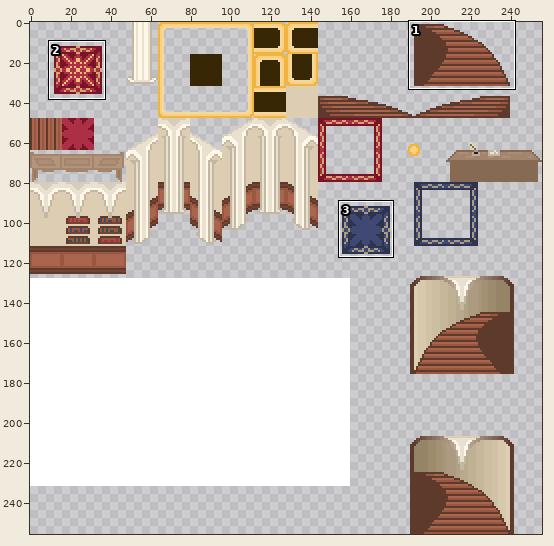
Two states of a sprite sheet, Assets/Graphics/Tilesets/town_UPDATEDCHURCH.png. Above: a wide view before the commit, with the close-up outlined.
Close-up. Earlier state:
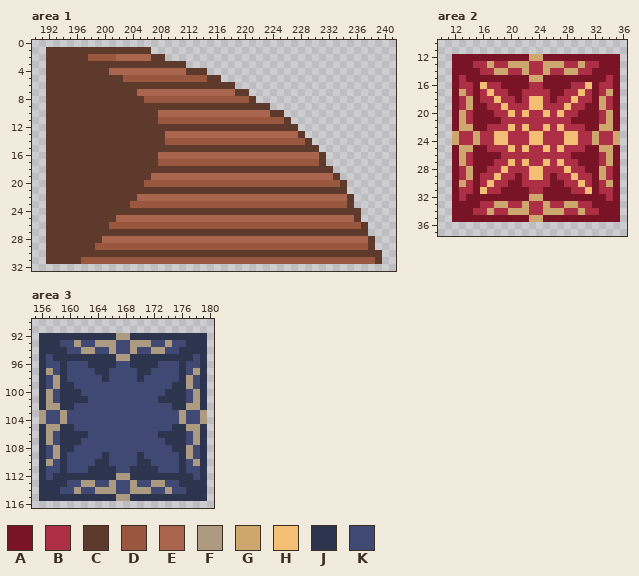
The file is 256x256 pixels. Colours within 5 levels of each other are drawn and written as one. Shown: area 1: x 190..241, y 0..32; area 2: x 10..36, y 10..37; area 3: x 155..180, y 90..116. The commit also changed other parts of the picture, which this record leaves out.
Palette (. is transparent): A #781426  B #ad2f45  C #5e3a2d  D #9a5740  E #a9654e  F #ad9b81  G #cea76f  H #f4bf74  J #2c354d  K #404973
After the commit:
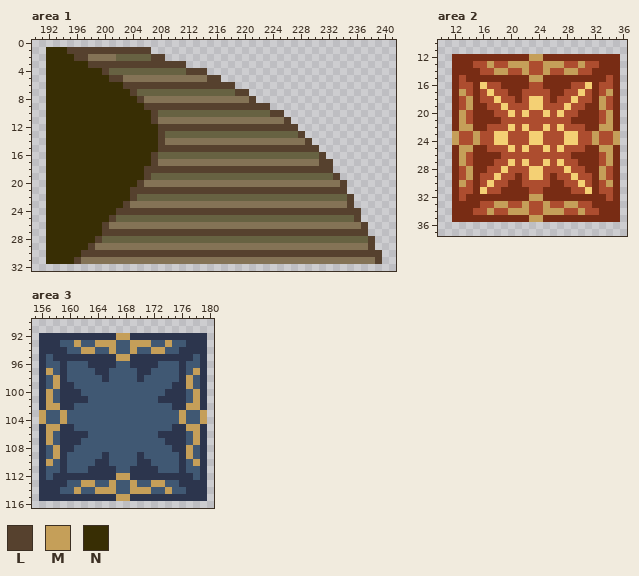
Colours new in this view: L #56412e  M #c59f59  N #382e04
What changed:
colour A: #781426 -> #782c14
colour B: #ad2f45 -> #ad4d2f
colour D: #9a5740 -> #847356
colour E: #a9654e -> #676242
colour H: #f4bf74 -> #f4d074
colour K: #404973 -> #405873
Changed rows in their new state; - is a pixel that keeps its letter.
Area 1:
first column x 192:
 1 NNNLLLLLLLLLLLL---------------------------------
 2 NNNNLL---------LL-------------------------------
 3 NNNNNNLLLLLLLLLLLLLL----------------------------
 4 NNNNNNNNL-----------LLL-------------------------
 5 NNNNNNNNNLL------------LL-----------------------
 6 NNNNNNNNNNNLLLLLLLLLLLLLLLL---------------------
 7 NNNNNNNNNNNNL--------------LL-------------------
 8 NNNNNNNNNNNNNL---------------L------------------
 9 NNNNNNNNNNNNNNLLLLLLLLLLLLLLLLLL----------------
10 NNNNNNNNNNNNNNNL----------------LL--------------
11 NNNNNNNNNNNNNNNL------------------L-------------
12 NNNNNNNNNNNNNNNNLLLLLLLLLLLLLLLLLLLL------------
13 NNNNNNNNNNNNNNNNL-------------------L-----------
14 NNNNNNNNNNNNNNNNL--------------------L----------
15 NNNNNNNNNNNNNNNNLLLLLLLLLLLLLLLLLLLLLLL---------
16 NNNNNNNNNNNNNNNL-----------------------L--------
17 NNNNNNNNNNNNNNNL-----------------------LL-------
18 NNNNNNNNNNNNNNLLLLLLLLLLLLLLLLLLLLLLLLLLL-------
19 NNNNNNNNNNNNNNL--------------------------L------
20 NNNNNNNNNNNNNL----------------------------L-----
21 NNNNNNNNNNNNLLLLLLLLLLLLLLLLLLLLLLLLLLLLLLL-----
22 NNNNNNNNNNNNL------------------------------L----
23 NNNNNNNNNNNL-------------------------------L----
24 NNNNNNNNNNLLLLLLLLLLLLLLLLLLLLLLLLLLLLLLLLLLL---
25 NNNNNNNNNL----------------------------------L---
26 NNNNNNNNL------------------------------------L--
27 NNNNNNNNLLLLLLLLLLLLLLLLLLLLLLLLLLLLLLLLLLLLLL--
28 NNNNNNNL--------------------------------------L-
29 NNNNNNL---------------------------------------L-
30 NNNNNLLLLLLLLLLLLLLLLLLLLLLLLLLLLLLLLLLLLLLLLLLL
31 NNNNL------------------------------------------L
Area 2:
first column x 12:
12 -----------MM-----------
13 -----M--MMM--MMM--M-----
14 ------MM--M--M--MM------
15 -----------MM-----------
17 -M--------------------M-
18 --M------------------M--
19 --M------------------M--
20 -M--------------------M-
21 -M--------------------M-
22 -MM------------------MM-
23 M--M----------------M--M
24 M--M----------------M--M
25 -MM------------------MM-
26 -M--------------------M-
27 -M--------------------M-
28 --M------------------M--
29 --M------------------M--
30 -M--------------------M-
32 -----------MM-----------
33 ------MM--M--M--MM------
34 -----M--MMM--MMM--M-----
35 -----------MM-----------
Area 3:
first column x 156:
 92 -----------MM-----------
 93 -----M--MMM--MMM--M-----
 94 ------MM--M--M--MM------
 95 -----------MM-----------
 97 -M--------------------M-
 98 --M------------------M--
 99 --M------------------M--
100 -M--------------------M-
101 -M--------------------M-
102 -MM------------------MM-
103 M--M----------------M--M
104 M--M----------------M--M
105 -MM------------------MM-
106 -M--------------------M-
107 -M--------------------M-
108 --M------------------M--
109 --M------------------M--
110 -M--------------------M-
112 -----------MM-----------
113 ------MM--M--M--MM------
114 -----M--MMM--MMM--M-----
115 -----------MM-----------
